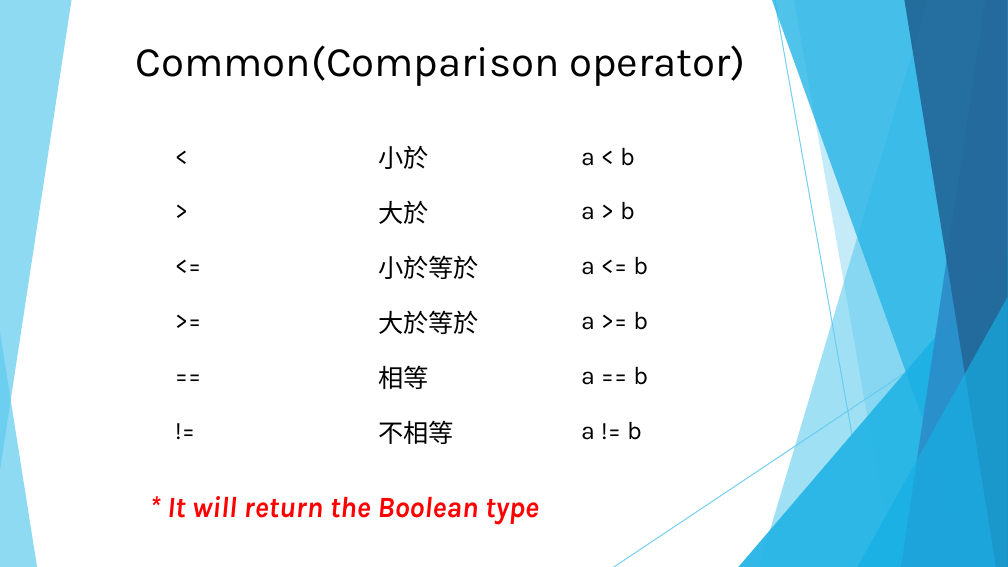
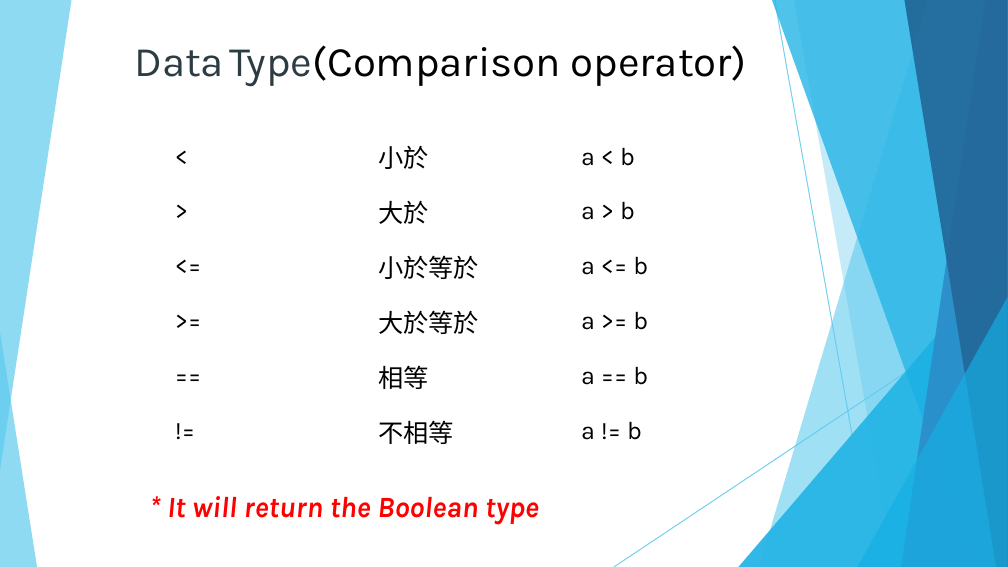
Before and after one commit to DavidChu0424/PythonIntroduction, a slide deck: slide 29 of Python Introduction.pptx (slide 24 before the commit). Drawn at 1008x567 pixels with LibreOffice and Linux fonts; fonts in the diff are those of the drawing. Boxes give left, top, right and bottom in pixels: in the first picture for what was removed or moved away, otherwise in the second. Text is boxed around its words. In the diff, an @@ line names an element or a change of style, - is before the commit and + after.

```diff
--- a/Python Introduction.pptx
+++ b/Python Introduction.pptx
@@ text at [134, 45, 747, 87]: text changed @@
-  Common(Comparison operator)
+  Data Type(Comparison operator)
```
Also in this commit, not shown: 1 other slide changed, 2 slides added.
